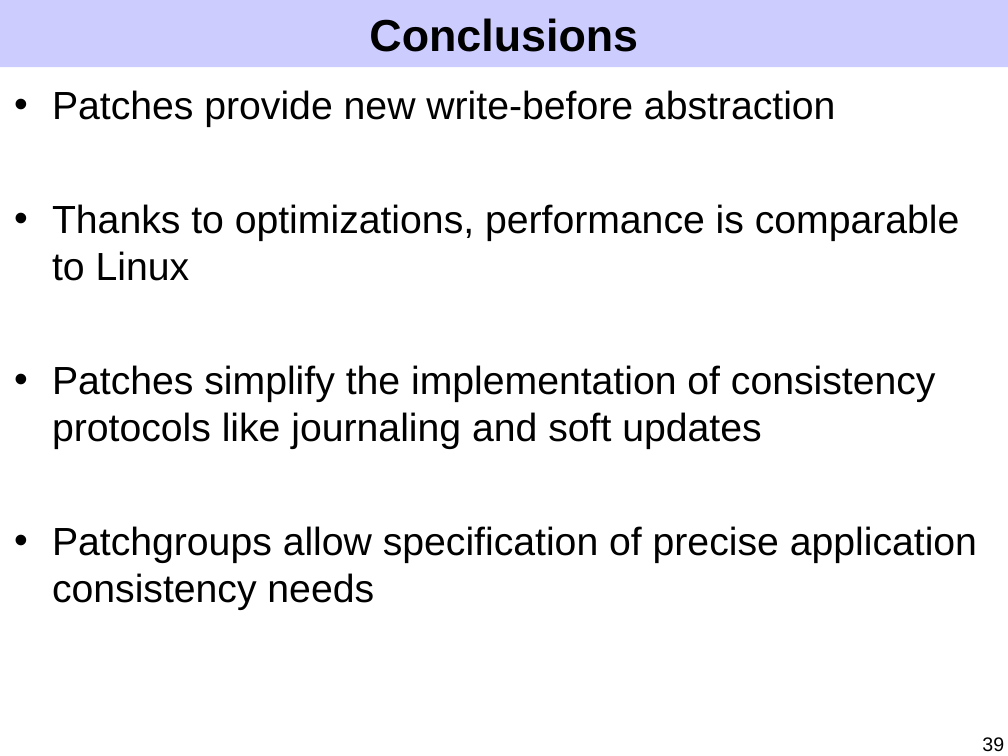
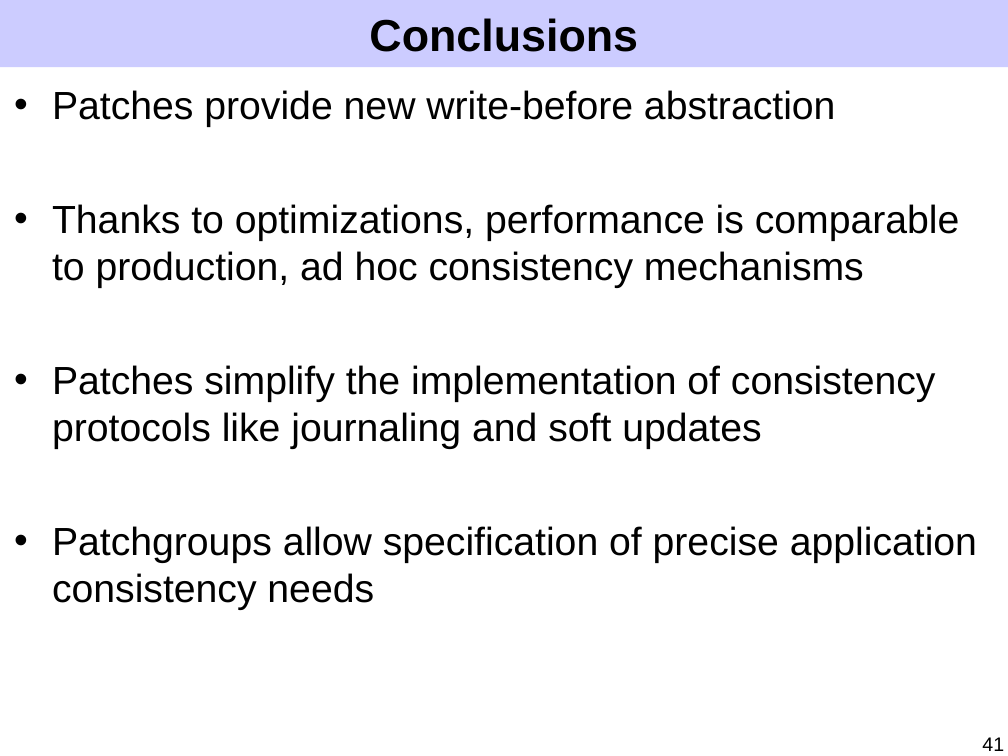
Before and after one commit to ucla-readable/fstitch-doc, a slide deck: slide 41 of sosp/pres.ppt (slide 39 before the commit). Drawn at 1008x756 pixels with LibreOffice and Linux fonts; fonts in the diff are those of the drawing. Boxes give left, top, right and bottom in pixels: in the first picture for what was removed or moved away, otherwise in the second. Text is boxed around its words. In the diff, an @@ line names an element or a change of style, - is before the commit and + after.

```diff
--- a/sosp/pres.ppt
+++ b/sosp/pres.ppt
@@ text at <box>52,204,960,288</box>: text changed @@
-• Thanks to optimizations, performance is comparable to Linux
+• Thanks to optimizations, performance is comparable to production, ad hoc consistency mechanisms
@@ page number at <box>982,737,1004,751</box>: text changed @@
-39
+41
```
Also in this commit, not shown: 12 other slides changed, 2 slides added.
